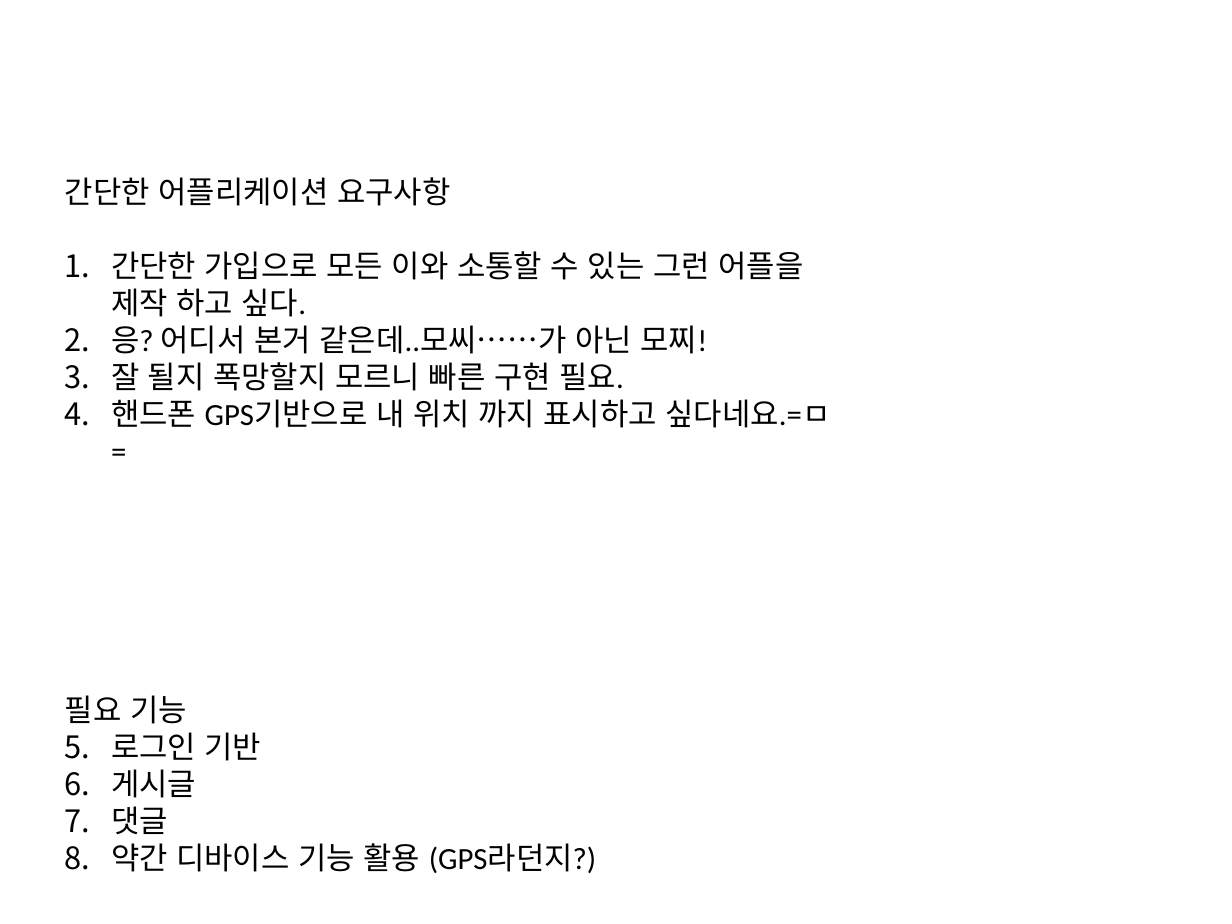
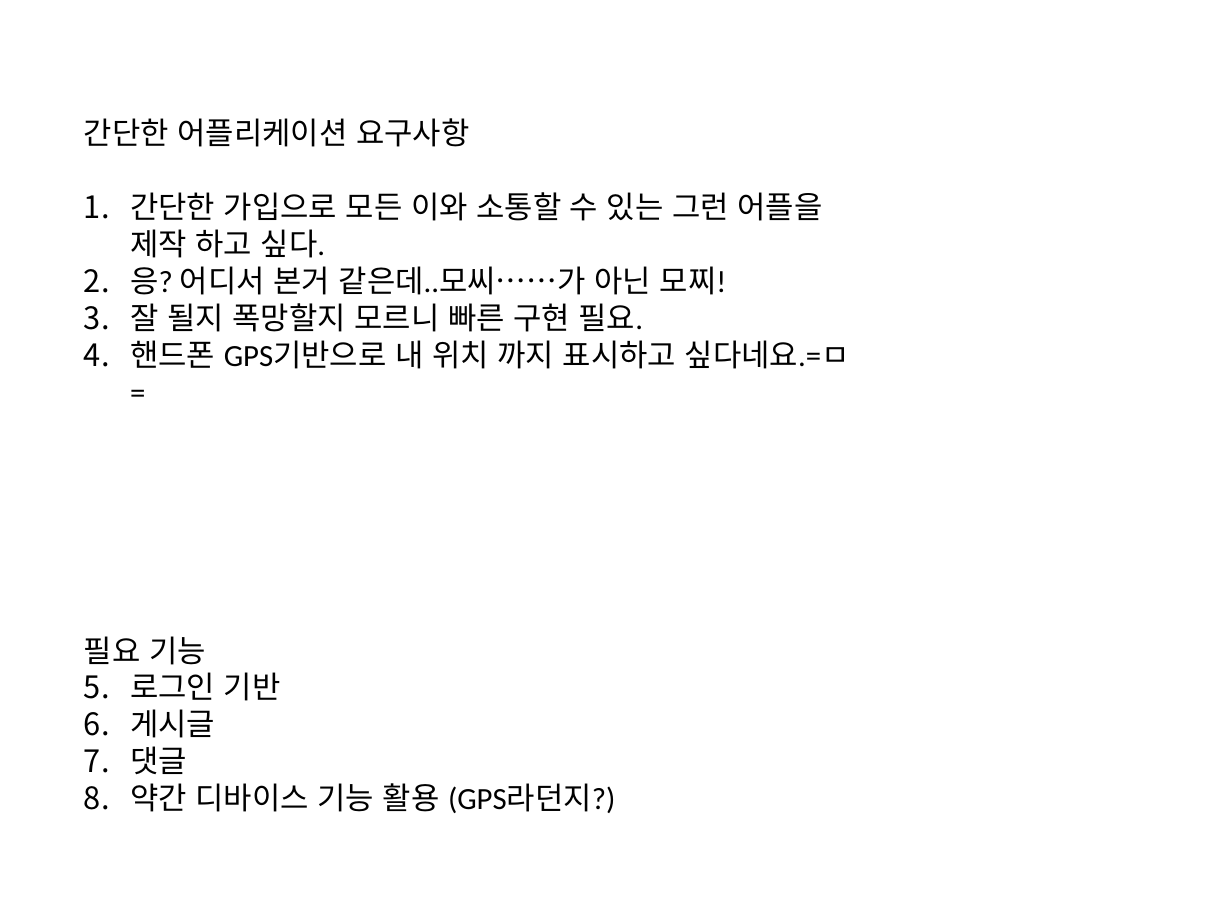
Before and after one commit to yysstory/mozzi, a slide deck: slide 3 of DOCS/1.pptx (slide 1 before the commit). Drawn at 1232x924 pixels with LibreOffice and Linux fonts; fonts in the diff are those of the drawing. Boxes give left, top, right and bottom in pixels: in the first picture for what was removed or moved away, otherwise in the second. Text is boxed around its words. In the diff, an @@ line names an element or a change of style, - is before the commit and + after.

```diff
--- a/DOCS/1.pptx
+++ b/DOCS/1.pptx
@@ text "간단한 어플리케이션 요구사항": place and size @@
-text "간단한 어플리케이션 요구사항" at box(65, 177, 831, 873)
+text "간단한 어플리케이션 요구사항" at box(84, 118, 850, 813)
```
Also in this commit, not shown: 2 other slides changed, 2 slides added.
